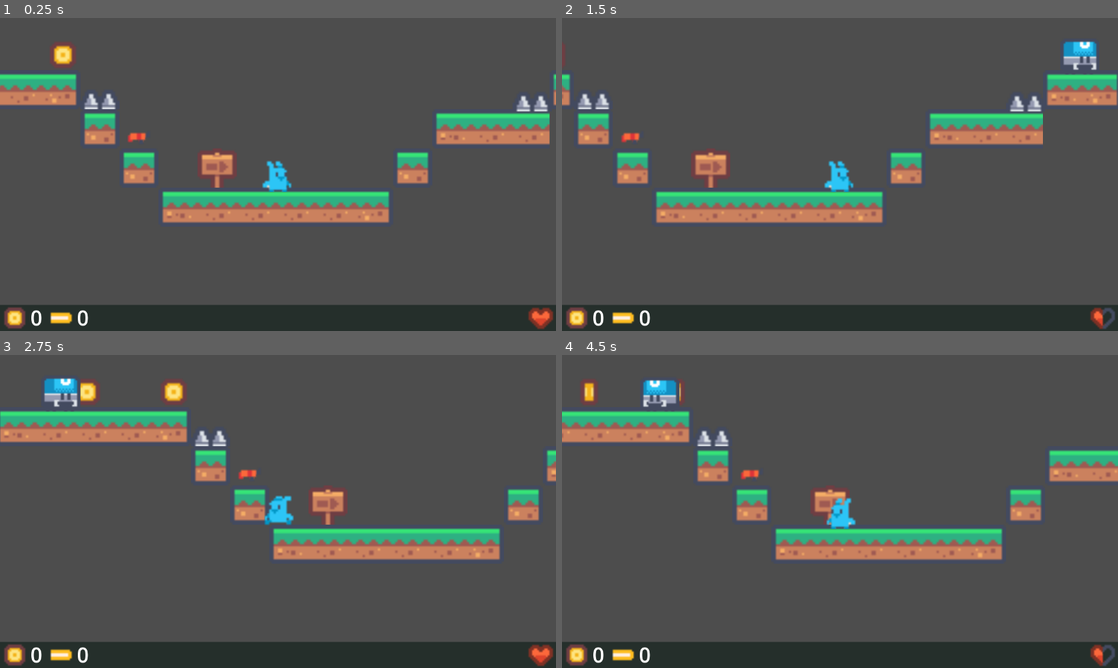
Above: before the commit, frames 1-4 (two rows, left to right).
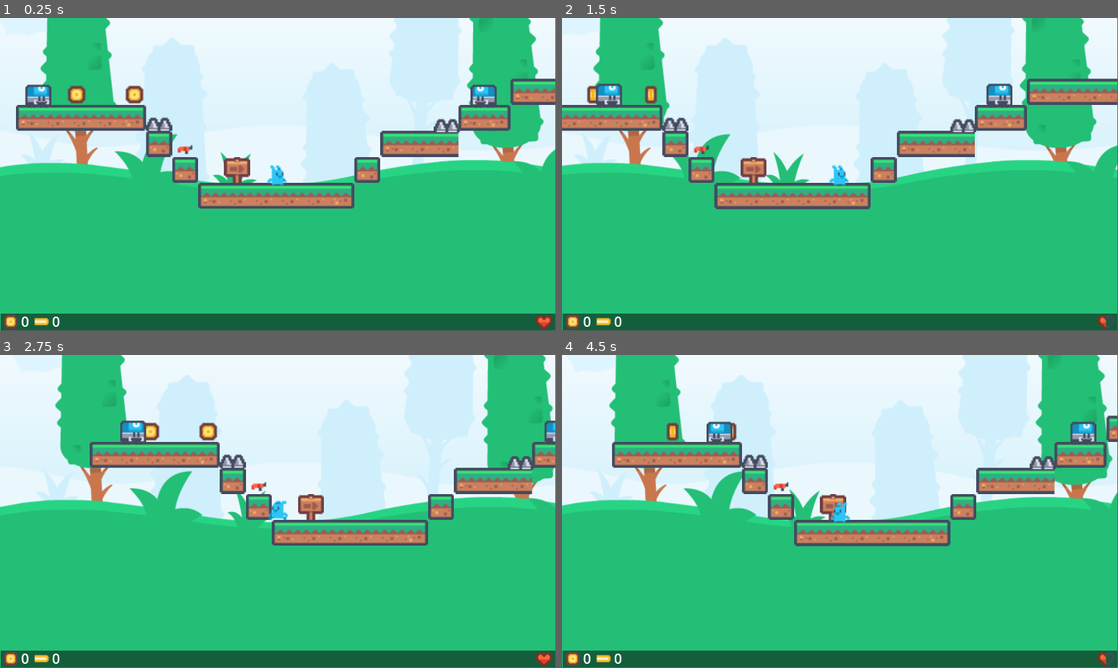
Above: after the commit, the same moments.

Repository: T-oo-T/game-development-final-project
Game: Godot game, scene res://Scenes/main.tscn
The game is run twice, just before and just after one commit, with the same random seed, the same clock (stepped at 60 frames per second) and the same inputs.
Inputs:
- Up to frame 1 (0.25 s): no input
- Up to frame 2 (1.5 s): hold Right (right) from 0.53 s (still down); tap Space (shoot) at 0.6, 1.35 s; tap Up (jump) at 0.77 s
- Up to frame 3 (2.75 s): tap Up (jump) at 1.52 s; release Right (right) at 2.03 s; hold Left (left) from 2.03 s (still down); tap Space (shoot) at 2.1 s
- Up to frame 4 (4.5 s): release Left (left) at 2.78 s; hold Right (right) 2.78-4.28 s; tap Space (shoot) at 2.85, 3.6, 4.35 s; tap Up (jump) at 3.02, 3.77 s; hold Left (left) from 4.28 s (still down)
In our replay, the window is 800x450 before the commit and 799x449 after it. These sizes can differ from the game's own. Grey fills any space a smaller window leaves; there, only what the larger window draws over its background counts as a difference.

The runs differ from the first frame. In frame 1, 97% of the frame differs, in the area x 0-100%, y 0-100%; in frame 2, 97%; in frame 3, 98%; in frame 4, 97%.

Commit message:
add parallax background

Diff:
--- a/Scenes/main.tscn
+++ b/Scenes/main.tscn
@@ -1,9 +1,22 @@
-[gd_scene load_steps=3 format=3 uid="uid://cmgim5fs2u6v4"]
+[gd_scene load_steps=4 format=3 uid="uid://cmgim5fs2u6v4"]
 
 [ext_resource type="Script" uid="uid://4htuebqwoyt6" path="res://Scripts/main.gd" id="1_bo1nx"]
 [ext_resource type="PackedScene" uid="uid://dlidchxi6n5jp" path="res://Scenes/ui.tscn" id="2_bo1nx"]
+[ext_resource type="Texture2D" uid="uid://2vbfoi4tv4qr" path="res://Assets/Background/backgroundColorGrass.png" id="3_8gbba"]
 
 [node name="main" type="Node2D"]
 script = ExtResource("1_bo1nx")
 
 [node name="UI" parent="." instance=ExtResource("2_bo1nx")]
+
+[node name="ParallaxBackground" type="ParallaxBackground" parent="."]
+
+[node name="ParallaxLayer" type="ParallaxLayer" parent="ParallaxBackground"]
+motion_scale = Vector2(0.2, 0.2)
+motion_mirroring = Vector2(512, 0)
+
+[node name="Sprite2D" type="Sprite2D" parent="ParallaxBackground/ParallaxLayer"]
+position = Vector2(-34, -233)
+scale = Vector2(0.5, 0.5)
+texture = ExtResource("3_8gbba")
+centered = false
--- a/Scenes/robo.tscn
+++ b/Scenes/robo.tscn
@@ -28,7 +28,7 @@
 }]
 
 [sub_resource type="RectangleShape2D" id="RectangleShape2D_hxr6s"]
-size = Vector2(14, 11)
+size = Vector2(16, 13)
 
 [sub_resource type="RectangleShape2D" id="RectangleShape2D_6w7is"]
 size = Vector2(18, 14)
@@ -42,7 +42,7 @@
 animation = &"move"
 
 [node name="CollisionShape2D" type="CollisionShape2D" parent="."]
-position = Vector2(0, 1.5)
+position = Vector2(0, 0.5)
 shape = SubResource("RectangleShape2D_hxr6s")
 
 [node name="RayCast2D" type="RayCast2D" parent="."]
--- a/Scenes/spike.tscn
+++ b/Scenes/spike.tscn
@@ -4,7 +4,7 @@
 [ext_resource type="Texture2D" uid="uid://yseglm3jh5mw" path="res://Assets/Environment/spikes.png" id="1_cdj5a"]
 
 [sub_resource type="RectangleShape2D" id="RectangleShape2D_1hotg"]
-size = Vector2(14, 7)
+size = Vector2(14, 6)
 
 [node name="Spike" type="Area2D"]
 script = ExtResource("1_1hotg")
@@ -13,7 +13,7 @@
 texture = ExtResource("1_cdj5a")
 
 [node name="CollisionShape2D" type="CollisionShape2D" parent="."]
-position = Vector2(0, 5.5)
+position = Vector2(0, 6)
 shape = SubResource("RectangleShape2D_1hotg")
 
 [connection signal="body_entered" from="." to="." method="_on_body_entered"]
--- a/Scenes/ui.tscn
+++ b/Scenes/ui.tscn
@@ -9,9 +9,10 @@
 script = ExtResource("1_qdvrb")
 
 [node name="ColorRect" type="ColorRect" parent="."]
-offset_top = 660.0
-offset_right = 1280.0
-offset_bottom = 720.0
+offset_left = 3.0
+offset_top = 1022.0
+offset_right = 1921.0
+offset_bottom = 1082.0
 color = Color(0.0359291, 0.104729, 0.0755206, 0.588235)
 
 [node name="Score" type="Control" parent="."]
@@ -21,21 +22,21 @@
 anchor_right = 0.064
 anchor_bottom = 1.0
 offset_left = -0.600002
-offset_top = 32.5599
+offset_top = 36.5599
 offset_right = -16.92
-offset_bottom = -34.0
+offset_bottom = -30.0
 
 [node name="Sprite2D" type="Sprite2D" parent="Score"]
-position = Vector2(9, 44)
+position = Vector2(-0.799995, 93.2802)
 scale = Vector2(4, 4)
 texture = ExtResource("1_jxero")
 
 [node name="Label" type="Label" parent="Score"]
 layout_mode = 0
-offset_left = 45.0
-offset_top = 10.0
-offset_right = 85.0
-offset_bottom = 77.0
+offset_left = 35.2
+offset_top = 59.2802
+offset_right = 75.2
+offset_bottom = 126.28
 theme_override_font_sizes/font_size = 48
 text = "0"
 
@@ -45,10 +46,10 @@
 anchor_top = 0.852
 anchor_right = 0.064
 anchor_bottom = 1.0
-offset_left = 106.4
-offset_top = 32.5599
-offset_right = 90.08
-offset_bottom = -34.0
+offset_left = 96.6
+offset_top = 85.84
+offset_right = 80.28
+offset_bottom = 19.2802
 
 [node name="Sprite2D" type="Sprite2D" parent="BulletCount"]
 position = Vector2(9, 44)
@@ -65,6 +66,6 @@
 text = "0"
 
 [node name="Life" type="Sprite2D" parent="."]
-position = Vector2(1245, 691)
+position = Vector2(1881, 1052)
 scale = Vector2(4, 4)
 texture = ExtResource("3_nf4gj")
--- a/Scripts/player.gd
+++ b/Scripts/player.gd
@@ -29,7 +29,7 @@
 		$AnimationPlayer.play(animation)
 
 func _physics_process(delta: float) -> void:
-	if position.y > 1500:
+	if position.y > 300:
 		die()
 
 	# Add the gravity.
--- a/project.godot
+++ b/project.godot
@@ -21,8 +21,8 @@
 
 [display]
 
-window/size/viewport_width=1280
-window/size/viewport_height=720
+window/size/viewport_width=1920
+window/size/viewport_height=1080
 
 [input]
 
@@ -49,3 +49,7 @@
 "events": [Object(InputEventKey,"resource_local_to_scene":false,"resource_name":"","device":-1,"window_id":0,"alt_press …(191 unchanged characters)…
 ]
 }
+
+[rendering]
+
+viewport/transparent_background=true
Binary file added: Assets/Background/backgroundColorGrass.png
Not shown, added: Assets/Background/backgroundColorGrass.png.import
